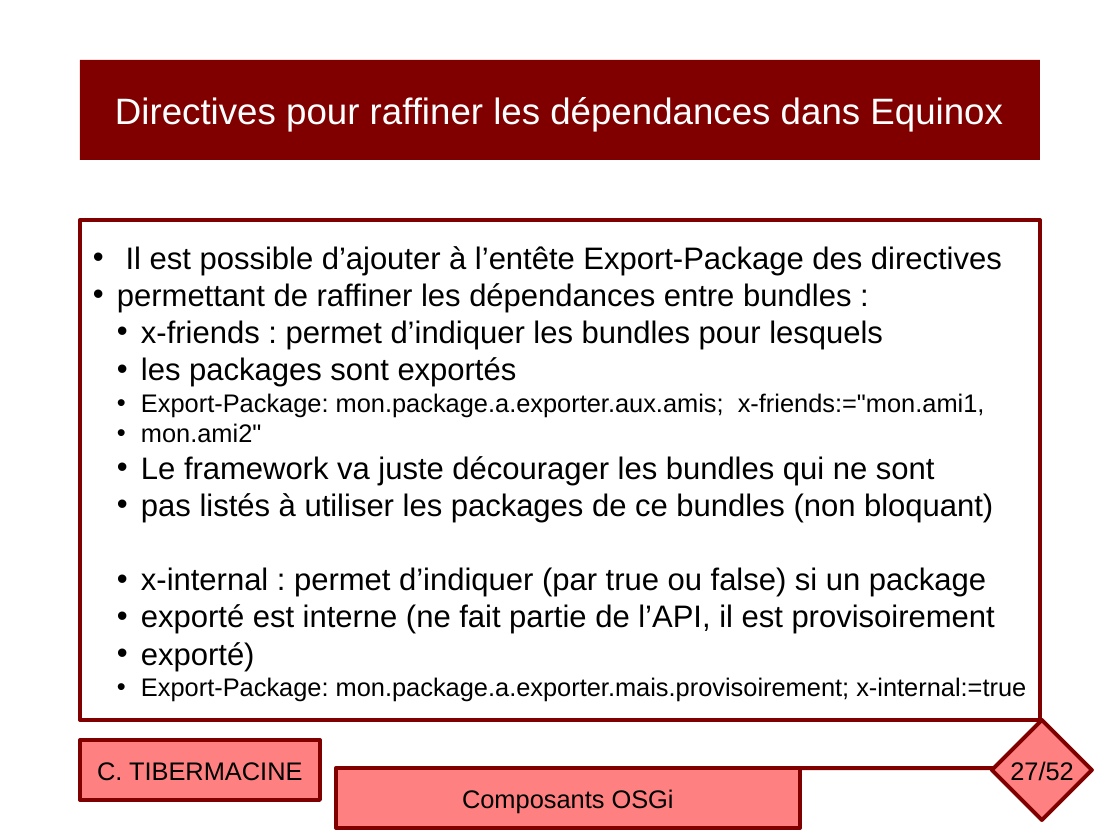
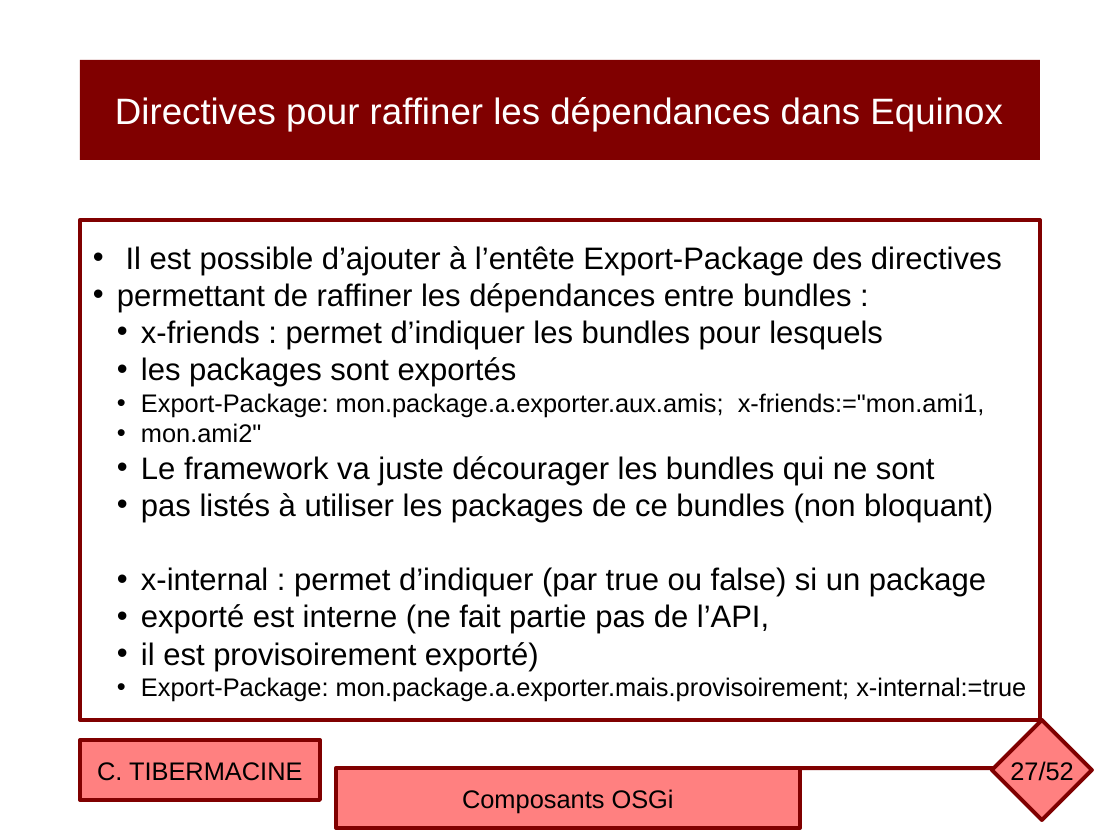
Before and after one commit to ctiber/composants, a slide deck: slide 27 of cours/cours3.odp. Drawn at 1120x840 pixels with LibreOffice and Linux fonts; fonts in the diff are those of the drawing. Boxes give left, top, right and bottom in pixels: in the first picture for what was removed or moved away, otherwise in the second. Text is boxed around its words. In the diff, an @@ line names an element or a change of style, - is before the commit and + after.

```diff
--- a/cours/cours3.odp
+++ b/cours/cours3.odp
@@ text in rectangle at box(141, 604, 769, 671): text changed @@
-  • exporté est interne (ne fait partie de l’API, il est provisoirement
-  • exporté)
+  • exporté est interne (ne fait partie pas de l’API,
+  • il est provisoirement exporté)
```
Also in this commit, not shown: 18 other slides changed, 2 other files.
